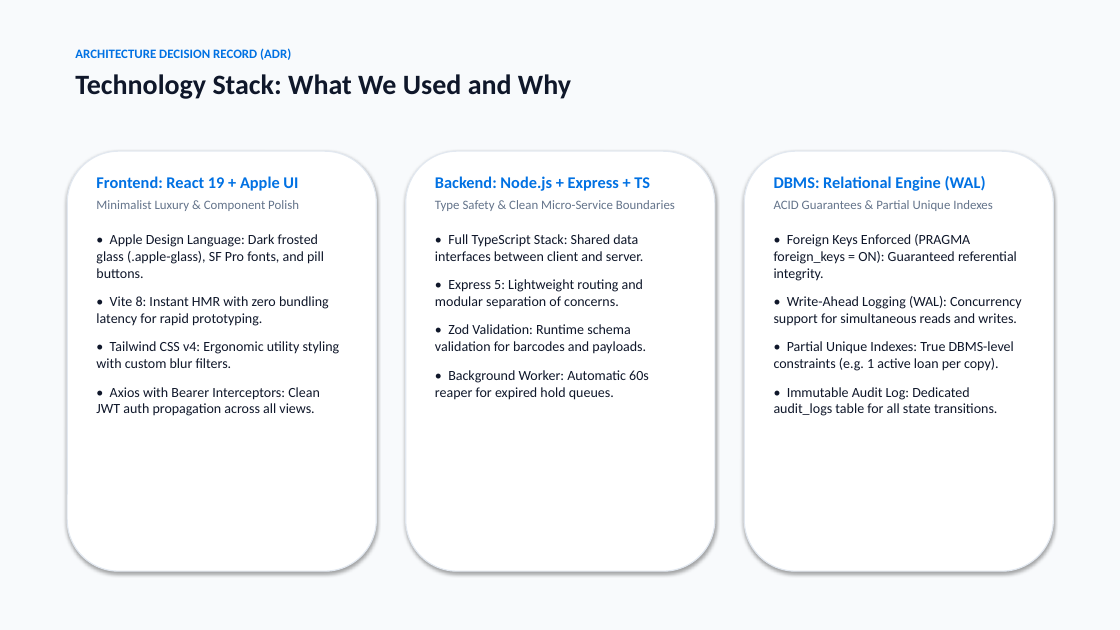
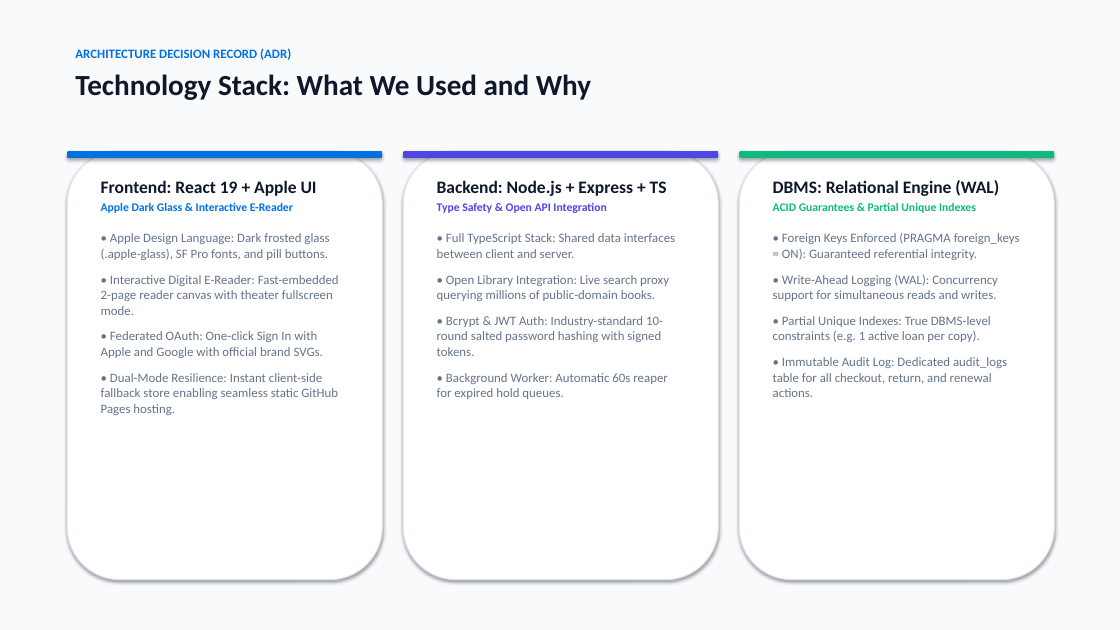
Before and after one commit to themellowhost/library-lending-system, a slide deck: slide 3 of Library_Lending_System_Presentation.pptx. Drawn at 1120x630 pixels with LibreOffice and Linux fonts; fonts in the diff are those of the drawing. Boxes give left, top, right and bottom in pixels: in the first picture for what was removed or moved away, otherwise in the second. Text is boxed around its words. In the diff, an @@ line names an element or a change of style, - is before the commit and + after.

Commit message:
docs: Update presentation deck to include open-access e-reader, RBAC role views, federated OAuth, and renewal engine

```diff
--- a/Library_Lending_System_Presentation.pptx
+++ b/Library_Lending_System_Presentation.pptx
@@ text at [75, 74, 591, 100]: size 24 to 25 pt in "Technology Stack: What We Used and Why" @@
@@ rounded rectangle: place and size @@
-rounded rectangle at [67, 151, 376, 571]
+rounded rectangle at [67, 151, 382, 580]
@@ rounded rectangle added at [67, 151, 382, 158], fill #0071E3 @@
@@ rounded rectangle: place and size @@
-rounded rectangle at [406, 151, 715, 571]
+rounded rectangle at [403, 151, 718, 580]
@@ rounded rectangle added at [403, 151, 718, 158], fill #4F46E5 @@
@@ rounded rectangle: place and size @@
-rounded rectangle at [744, 151, 1054, 571]
+rounded rectangle at [739, 151, 1054, 580]
@@ rounded rectangle added at [739, 151, 1054, 158], fill #10B981 @@
@@ text at [101, 202, 293, 213]: text changed; size 11 to 10 pt; text colour #64748B to #0071E3; bold on @@
-Minimalist Luxury & Component Polish
+Apple Dark Glass & Interactive E-Reader
@@ text at [101, 180, 329, 260]: size 14 to 15 pt, text colour #0071E3 to #0F172A in "Frontend: React 19 + Apple UI"; size 12 to 11 pt, text colour #0F172A to #64748B in "• Apple Design Language: Dark frosted glass ..."; less space between paragraphs @@
@@ text at [437, 203, 606, 213]: text changed; size 11 to 10 pt; text colour #64748B to #4F46E5; bold on @@
-Type Safety & Clean Micro-Service Boundaries
+Type Safety & Open API Integration
@@ text at [437, 180, 675, 399]: size 14 to 15 pt, text colour #0071E3 to #0F172A in "Backend: Node.js + Express + TS"; size 12 to 11 pt, text colour #0F172A to #64748B in "• Full TypeScript Stack: Shared data interfaces ...", "• Background Worker: Automatic 60s reaper for ..."; less space between paragraphs @@
@@ text at [773, 180, 1020, 342]: size 14 to 15 pt, text colour #0071E3 to #0F172A in "DBMS: Relational Engine (WAL)"; size 11 to 10 pt, text colour #64748B to #10B981, bold on in "ACID Guarantees & Partial Unique Indexes"; size 12 to 11 pt, text colour #0F172A to #64748B in "• Foreign Keys Enforced (PRAGMA foreign_keys = ...", "• Write-Ahead Logging (WAL): Concurrency support for ...", "• Partial Unique Indexes: True DBMS-level constraints ..."; less space between paragraphs @@
@@ text at [101, 275, 339, 415]: text changed; size 12 to 11 pt; text colour #0F172A to #64748B @@
-• Vite 8: Instant HMR with zero bundling latency for rapid prototyping.
-• Tailwind CSS v4: Ergonomic utility styling with custom blur filters.
-• Axios with Bearer Interceptors: Clean JWT auth propagation across all views.
+• Interactive Digital E-Reader: Fast-embedded 2-page reader canvas with theater fullscreen mode.
+• Federated OAuth: One-click Sign In with Apple and Google with official brand SVGs.
+• Dual-Mode Resilience: Instant client-side fallback store enabling seamless static GitHub Pages hosting.
@@ text at [437, 275, 669, 356]: text changed; size 12 to 11 pt; text colour #0F172A to #64748B @@
-• Express 5: Lightweight routing and modular separation of concerns.
-• Zod Validation: Runtime schema validation for barcodes and payloads.
+• Open Library Integration: Live search proxy querying millions of public-domain books.
+• Bcrypt & JWT Auth: Industry-standard 10-round salted password hashing with signed tokens.
@@ text at [773, 357, 1007, 397]: text changed; size 12 to 11 pt; text colour #0F172A to #64748B @@
-• Immutable Audit Log: Dedicated audit_logs table for all state transitions.
+• Immutable Audit Log: Dedicated audit_logs table for all checkout, return, and renewal actions.
```
Also in this commit, not shown: 7 other slides changed, 2 slides added, 2 slides removed, 1 other file.
